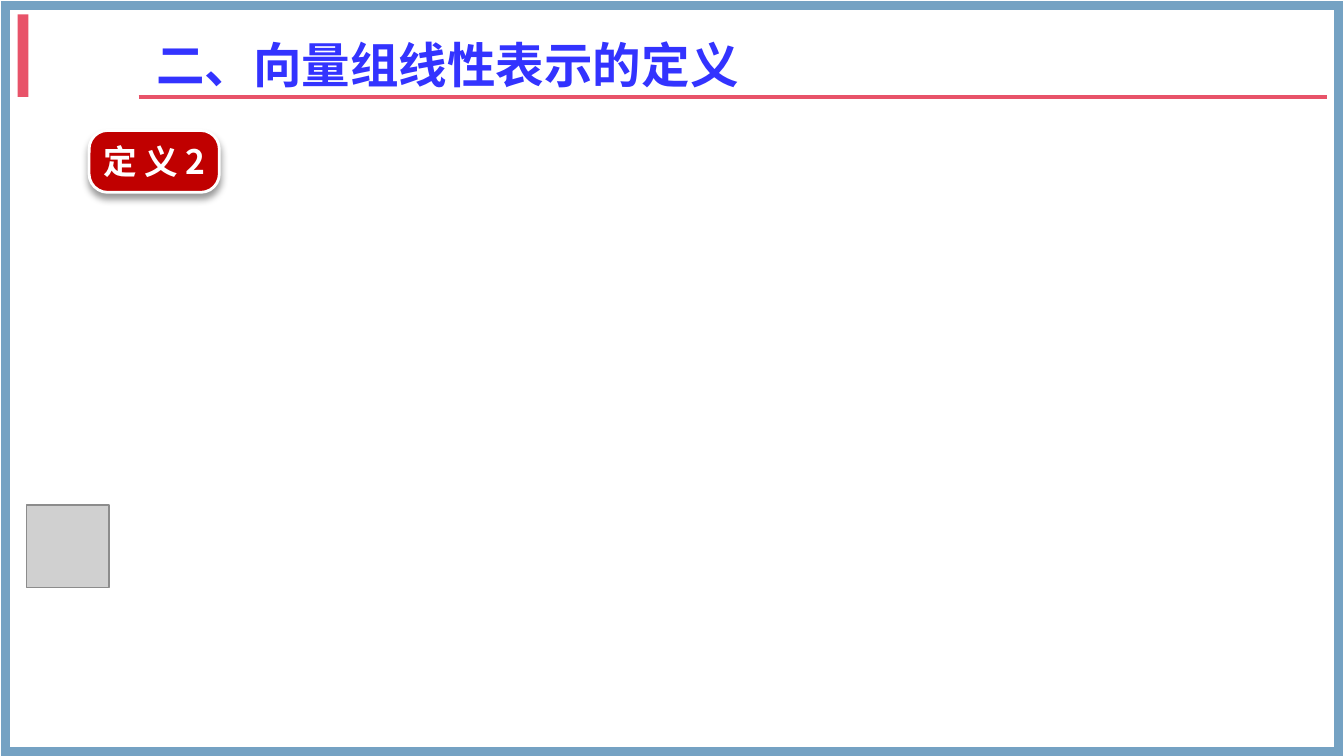
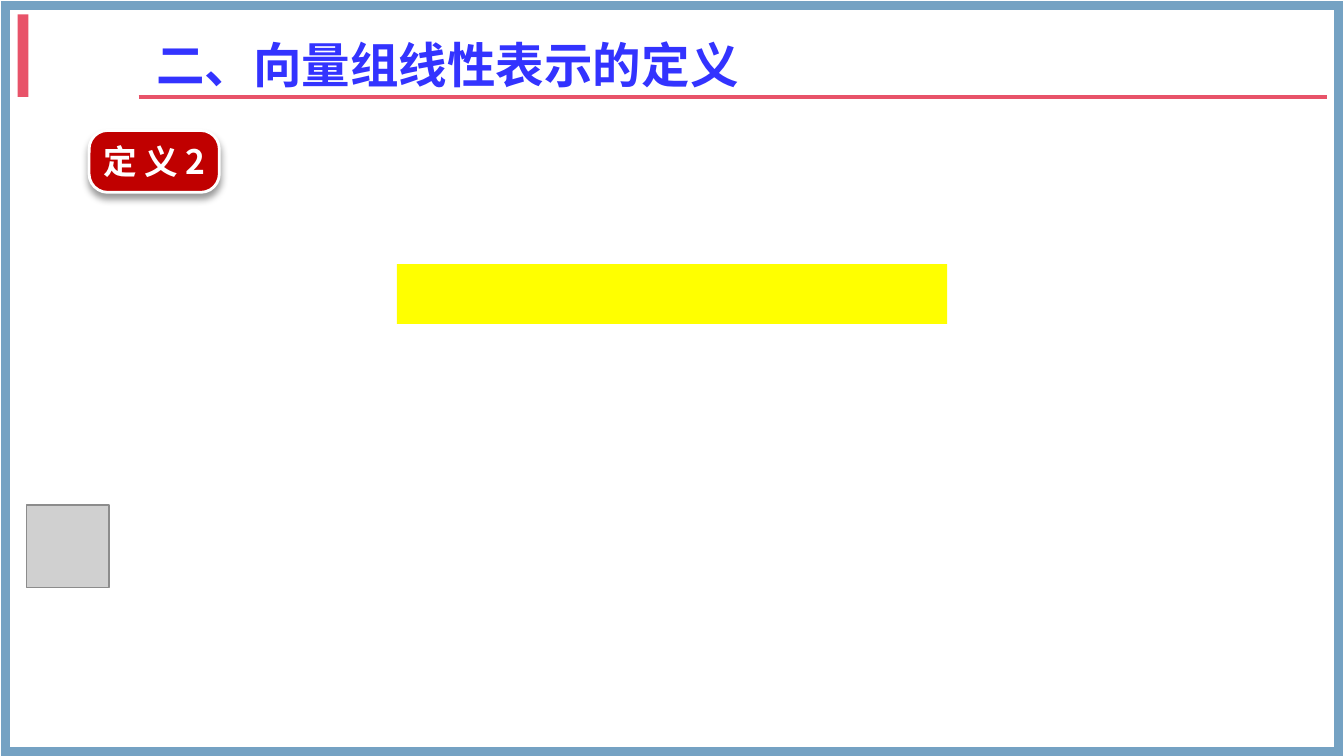
Before and after one commit to zhangshenxing/zhangshenxing.github.io, a slide deck: slide 5 of zsx.pptx. Drawn at 1344x756 pixels with LibreOffice and Linux fonts; fonts in the diff are those of the drawing; grey boxes stand for pictures; background and template pictures are left out. Boxes give left, top, right and bottom in pixels: in the first picture for what was removed or moved away, otherwise in the second. Text is boxed around its words. In the diff, an @@ line names an element or a change of style, - is before the commit and + after.

```diff
--- a/zsx.pptx
+++ b/zsx.pptx
@@ rectangle added at [396,263,946,323], fill #FFFF00 @@
```
Also in this commit, not shown: 2 other slides changed, 3 other files.
